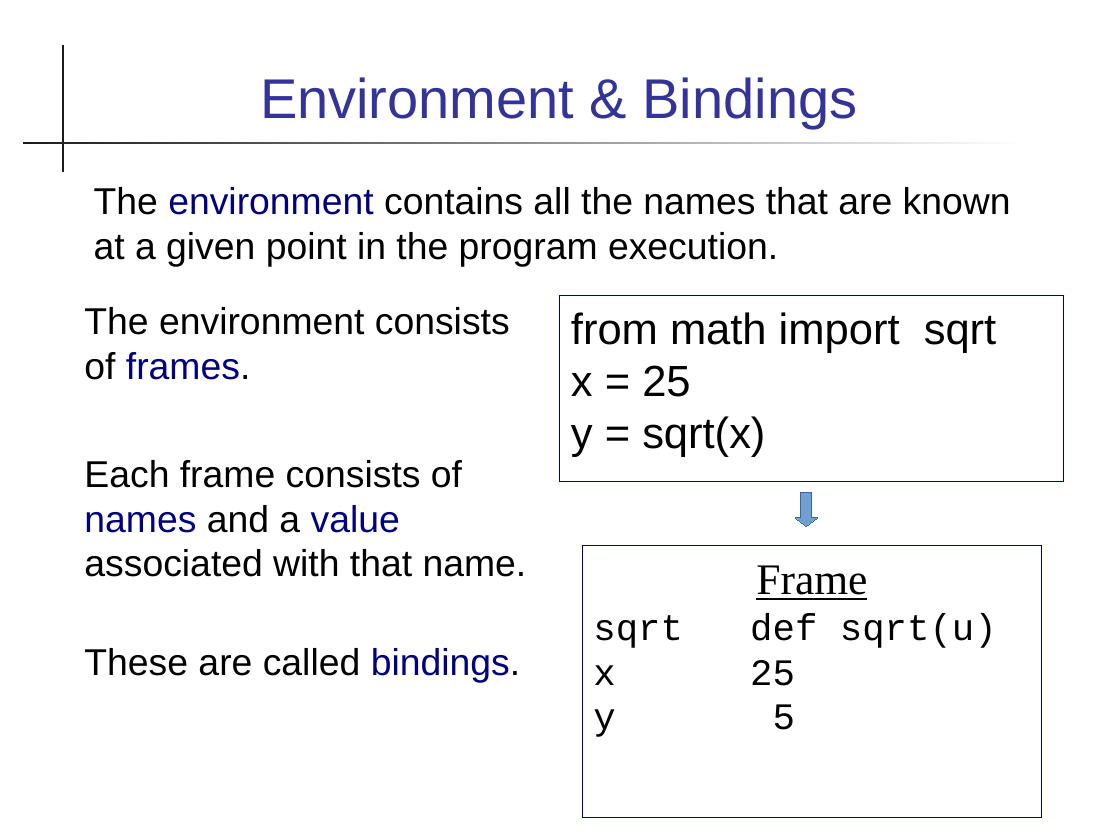
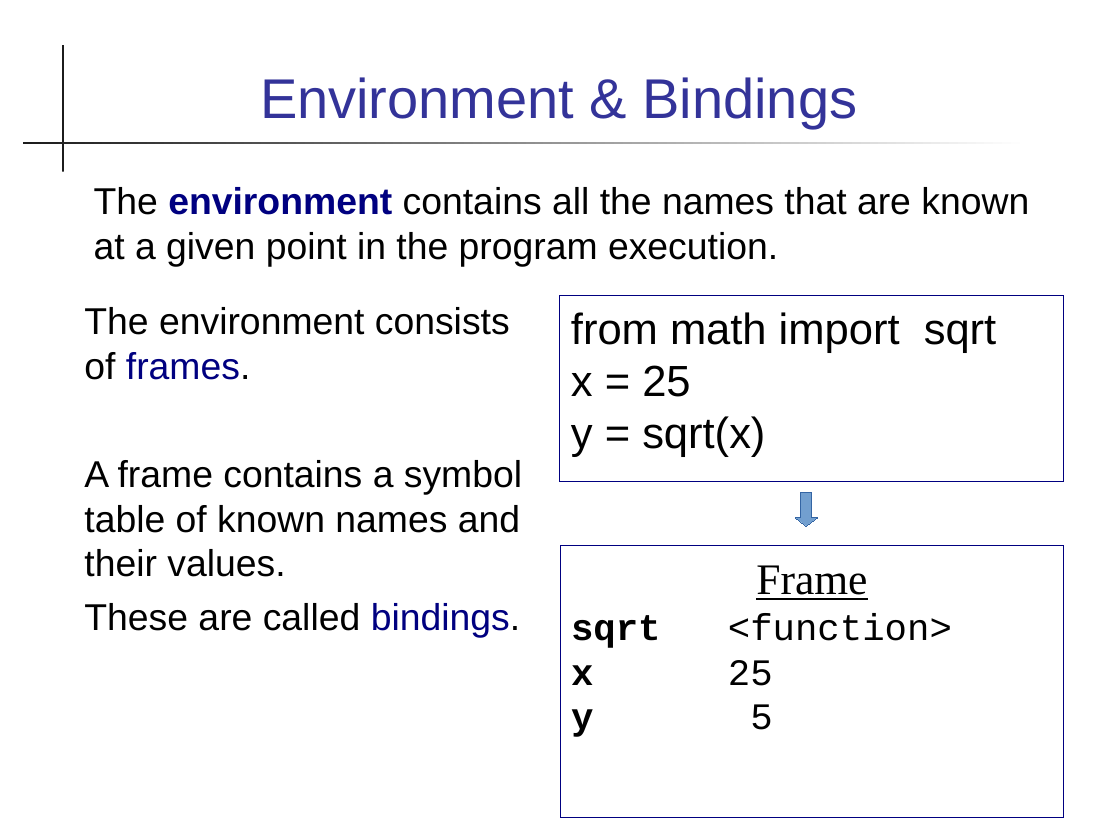
Before and after one commit to cpske/Prog2, a slide deck: slide 5 of functional/Functional-Programming.pptx. Drawn at 1120x840 pixels with LibreOffice and Linux fonts; fonts in the diff are those of the drawing. Boxes give left, top, right and bottom in pixels: in the first picture for what was removed or moved away, otherwise in the second. Text is boxed around its words. In the diff, an @@ line names an element or a change of style, - is before the commit and + after.

Commit message:
add feedback & presentation on functional prog.

```diff
--- a/functional/Functional-Programming.pptx
+++ b/functional/Functional-Programming.pptx
@@ text "The environment contains all the ..." at [94, 187, 1029, 267]: bold on in "environment" @@
@@ text at [84, 460, 522, 577]: text changed @@
-Each frame consists of names and a value associated with that name.
+A frame contains a symbol table of known names and their values.
@@ rectangle "Frame": place and size @@
-rectangle "Frame" at [582, 545, 1042, 818]
+rectangle "Frame" at [560, 545, 1064, 818]
@@ text in rectangle at [571, 613, 952, 648]: text changed @@
-sqrt def sqrt(u)
+sqrt <function>
@@ text in rectangle at [728, 660, 773, 730]: bold on in "x", "y" @@
```
Also in this commit, not shown: 3 other slides changed, 21 slides added, 2 slides removed, 4 other files.
